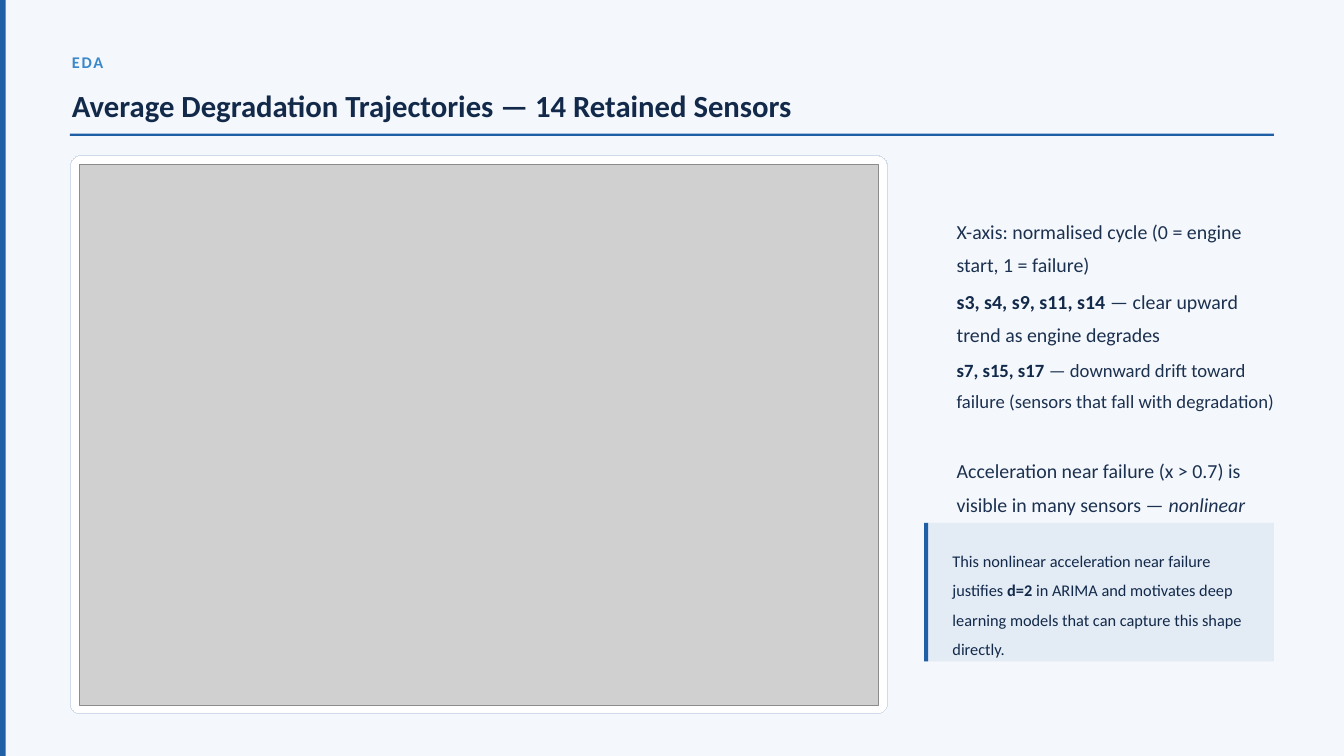
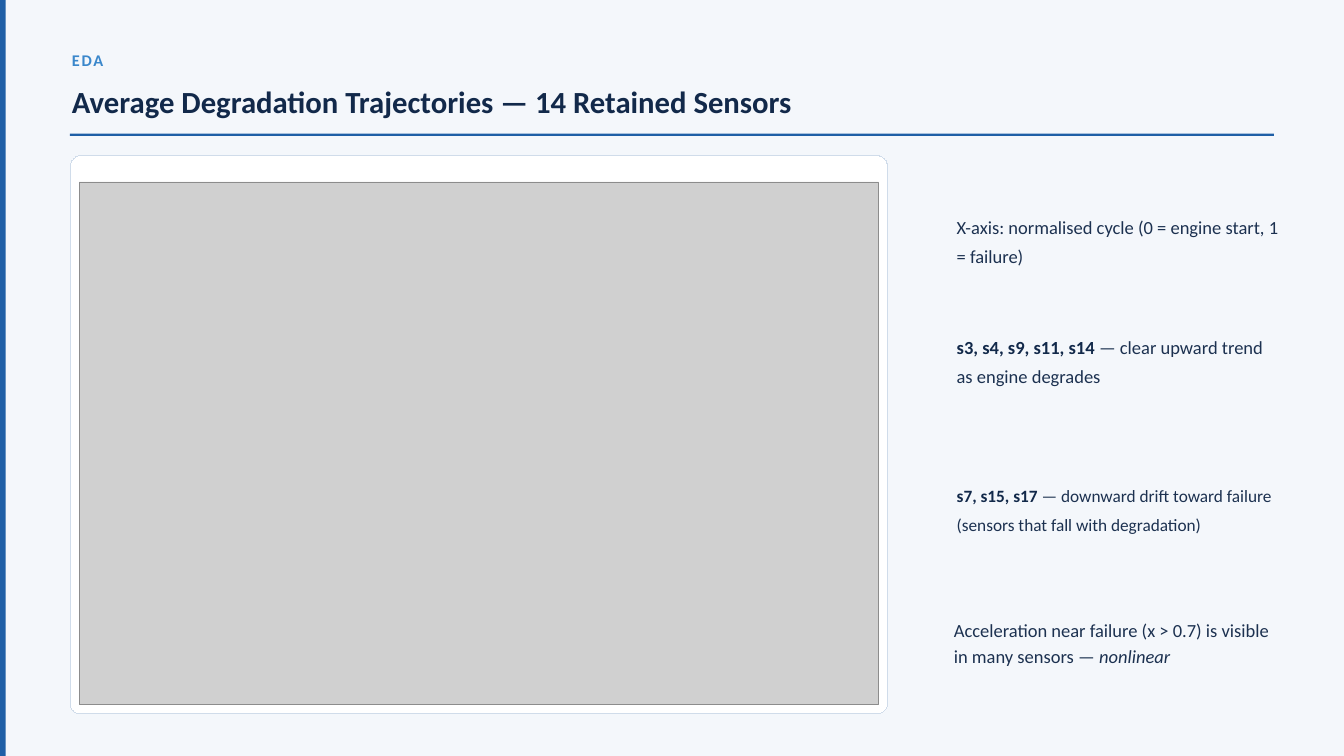
Before and after one commit to DhruvParmar051/Aircraft-Engine-Failure-Forecasting, a slide deck: slide 14 of AFM_ppt.pptx (slide 21 before the commit). Drawn at 1344x756 pixels with LibreOffice and Linux fonts; fonts in the diff are those of the drawing; grey boxes stand for pictures. Boxes give left, top, right and bottom in pixels: in the first picture for what was removed or moved away, otherwise in the second. Text is boxed around its words. In the diff, an @@ line names an element or a change of style, - is before the commit and + after.

```diff
--- a/AFM_ppt.pptx
+++ b/AFM_ppt.pptx
@@ text "EDA" at (x1=70, y1=50, x2=1310, y2=73): line spacing 1 to 0.9 @@
@@ text "Average Degradation Trajectories — 14 ..." at (x1=72, y1=91, x2=792, y2=119): line spacing 1.1 to 1 @@
@@ picture resized from (x1=79, y1=165, x2=879, y2=705) to (x1=79, y1=182, x2=879, y2=705) @@
@@ text "X-axis: normalised cycle (0 = ..." at (x1=957, y1=220, x2=1278, y2=266): size 21.3 to 19.7 pt; line spacing 1.4 to 1.3 @@
@@ text "s3, s4, s9, s11, s14 ..." at (x1=957, y1=341, x2=1263, y2=386): size 21.3 to 19.7 pt; line spacing 1.4 to 1.3 @@
@@ text "s3, s4, s9, s11, s14 ..." moved from (x1=957, y1=295, x2=1238, y2=346) to (x1=957, y1=341, x2=1263, y2=386) @@
@@ text "s7, s15, s17 — downward ..." moved from (x1=957, y1=364, x2=1273, y2=411) to (x1=957, y1=490, x2=1272, y2=534) @@
@@ text "s7, s15, s17 — downward ..." at (x1=957, y1=490, x2=1272, y2=534): size 20 to 18.5 pt @@
@@ rectangle removed at (x1=924, y1=523, x2=1274, y2=661) @@
@@ rectangle removed at (x1=924, y1=523, x2=928, y2=661) @@
@@ text removed at (x1=952, y1=555, x2=1241, y2=658) @@
-This nonlinear acceleration near failure justifies d=2 in ARIMA and motivates deep learning models that can capture this shape directly.
@@ text "Acceleration near failure (x > ..." moved from (x1=957, y1=463, x2=1245, y2=516) to (x1=954, y1=623, x2=1269, y2=666) @@
@@ text "Acceleration near failure (x > ..." at (x1=954, y1=623, x2=1269, y2=666): size 21.3 to 19.7 pt; line spacing 1.4 to 1.2 @@
```
Also in this commit, not shown: 47 other slides changed, 1 slide added, 7 slides removed.
